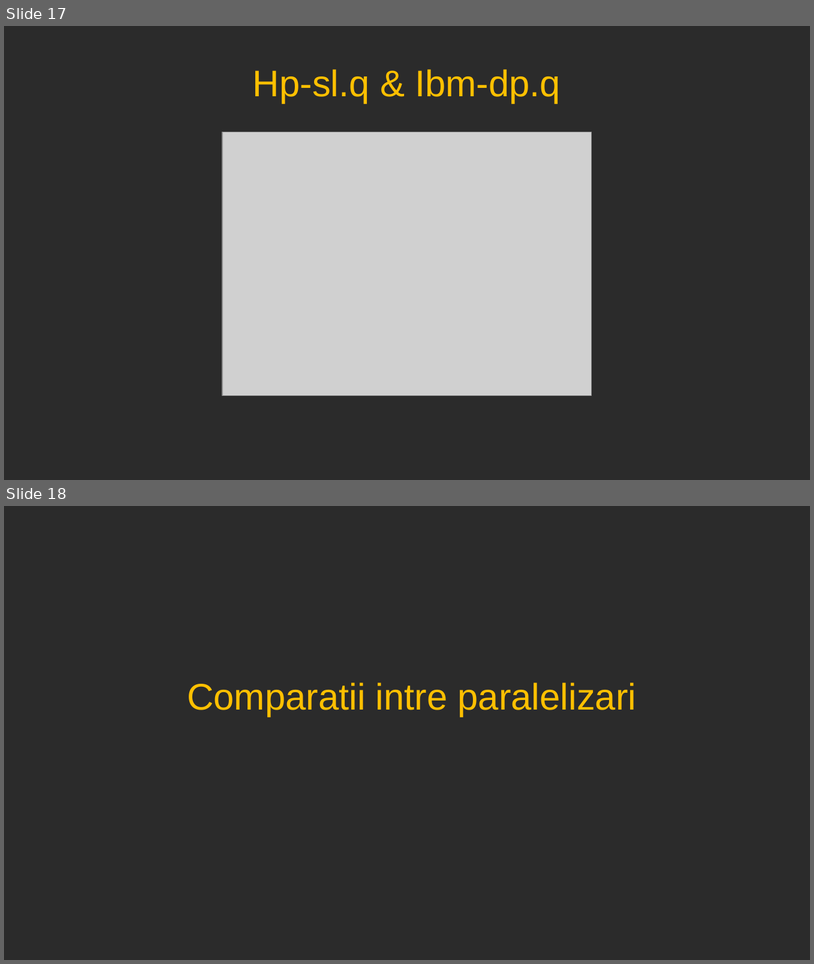
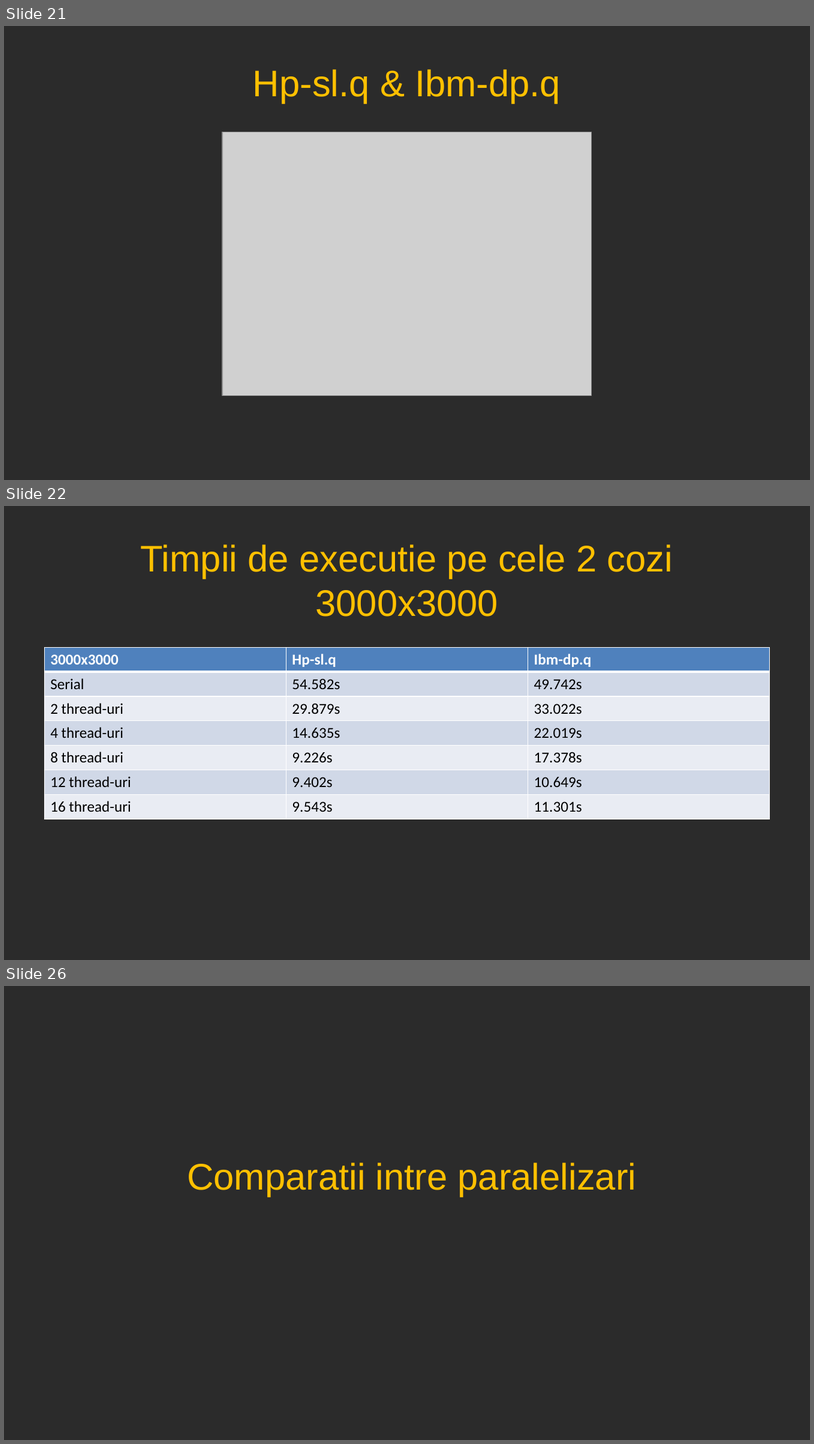
Before and after one commit to Theodor291/eeyore-team-, a slide deck: Cholesky.pptx. Shown one above the other, each under a label of ours: slides 17 and 18 before the commit, slides 21, 22 and 26 after it; the slides between them are not shown. The pictures are 814x964 and 814x1444 pixels, drawn with LibreOffice and Linux fonts; fonts in the diff are those of the drawing; grey boxes stand for pictures; background and template pictures are left out; a plain dark background stands for a picture behind light text. Boxes give left, top, right and bottom in pixels: in the first picture for what was removed or moved away, otherwise in the second. Text is boxed around its words. In the diff, an @@ line names an element or a change of style, - is before the commit and + after.

```diff
--- a/Cholesky.pptx
+++ b/Cholesky.pptx
@@ slide 22 added at box(4, 506, 810, 960), background picture (left out) @@
@@ title added at box(141, 544, 673, 616), 44 pt, text #FFC000 @@
+Timpii de executie pe cele 2 cozi
+3000x3000
@@ table added at box(45, 647, 770, 819), 7 rows, 3 columns @@
+3000x3000 | Hp-sl.q | Ibm-dp.q
+Serial | 54.582s | 49.742s
+2 thread-uri | 29.879s | 33.022s
+4 thread-uri | 14.635s | 22.019s
+8 thread-uri | 9.226s | 17.378s
+12 thread-uri | 9.402s | 10.649s
+16 thread-uri | 9.543s | 11.301s
@@ what was slide 17 is now slide 21 @@
@@ what was slide 18 is now slide 26 @@
```
Also in this commit, not shown: 3 slides changed, 12 other slides added.
